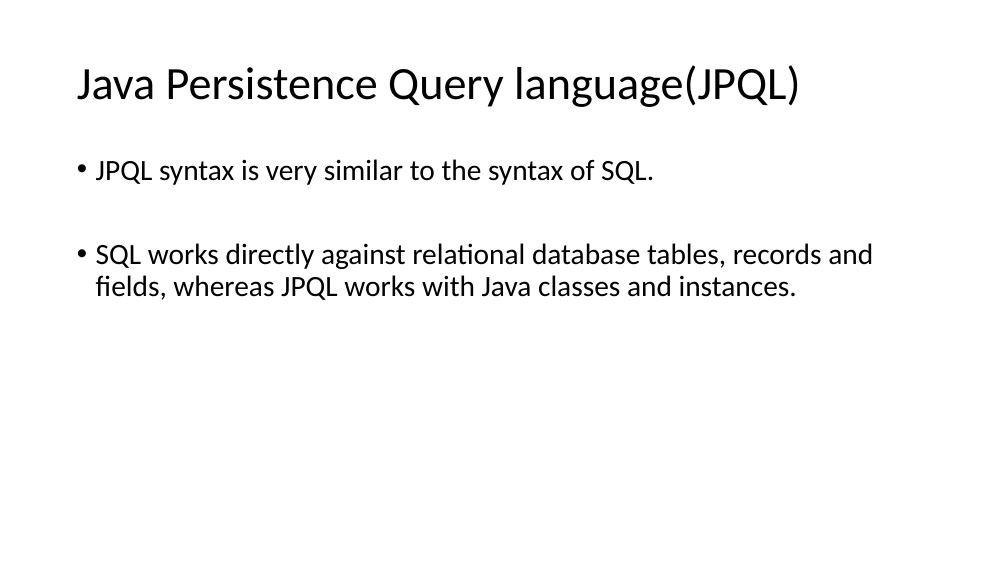
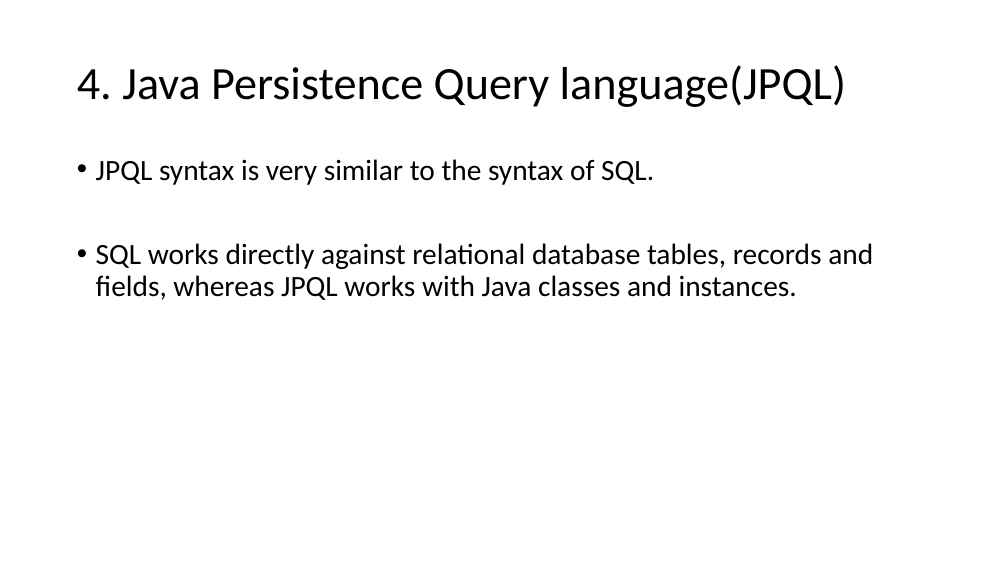
Before and after one commit to lawren43/mytest-repo, a slide deck: slide 9 of test-springmvc/doc/2.JPA Programming.pptx. Drawn at 1008x567 pixels with LibreOffice and Linux fonts; fonts in the diff are those of the drawing. Boxes give left, top, right and bottom in pixels: in the first picture for what was removed or moved away, otherwise in the second. Text is boxed around its words. In the diff, an @@ line names an element or a change of style, - is before the commit and + after.

```diff
--- a/test-springmvc/doc/2.JPA Programming.pptx
+++ b/test-springmvc/doc/2.JPA Programming.pptx
@@ title at [77, 65, 846, 107]: text changed @@
-Java Persistence Query language(JPQL)
+4. Java Persistence Query language(JPQL)
```
Also in this commit, not shown: 11 other slides changed, 9 other files.
